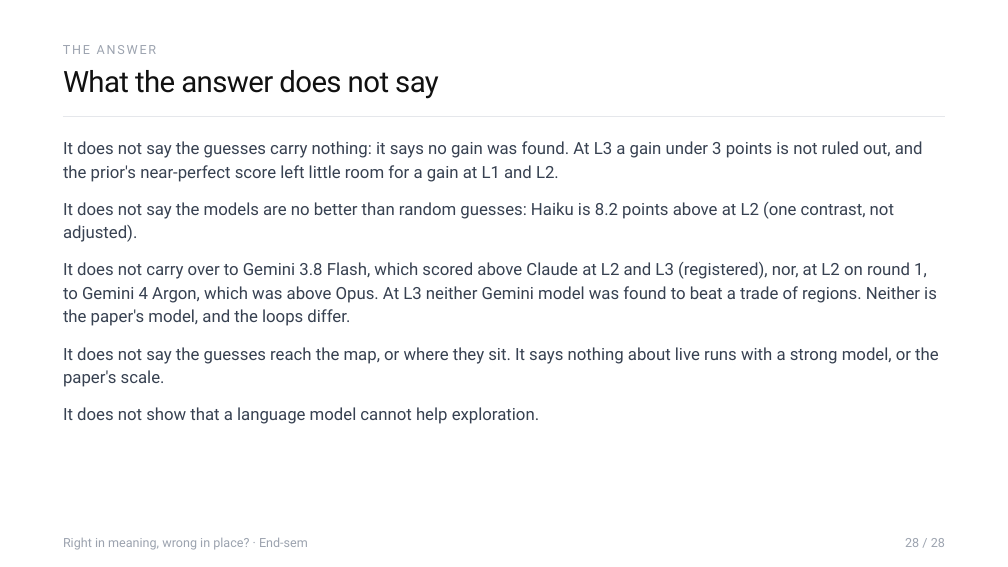
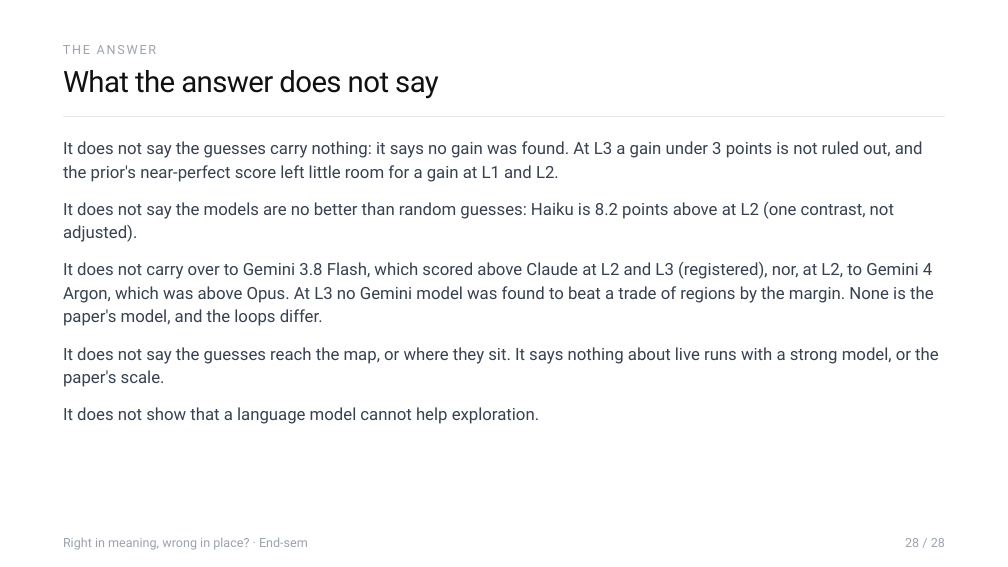
Before and after one commit to Sher110106/validity-aware-active-semantic-exploration, a slide deck: slide 28 of docs/endsem_2026-11/ASP_Endsem.pptx. Drawn at 1008x567 pixels with LibreOffice and Linux fonts; fonts in the diff are those of the drawing. Boxes give left, top, right and bottom in pixels: in the first picture for what was removed or moved away, otherwise in the second. Text is boxed around its words. In the diff, an @@ line names an element or a change of style, - is before the commit and + after.

```diff
--- a/docs/endsem_2026-11/ASP_Endsem.pptx
+++ b/docs/endsem_2026-11/ASP_Endsem.pptx
@@ text at (63, 262, 934, 326): text changed @@
-It does not carry over to Gemini 3.8 Flash, which scored above Claude at L2 and L3 (registered), nor, at L2 on round 1, to Gemini 4 Argon, which was above Opus. At L3 neither Gemini model was found to beat a trade of regions. Neither is the paper's model, and the loops differ.
+It does not carry over to Gemini 3.8 Flash, which scored above Claude at L2 and L3 (registered), nor, at L2, to Gemini 4 Argon, which was above Opus. At L3 no Gemini model was found to beat a trade of regions by the margin. None is the paper's model, and the loops differ.
```
Also in this commit, not shown: 6 other slides changed, 2 slides added, 9 other files.
